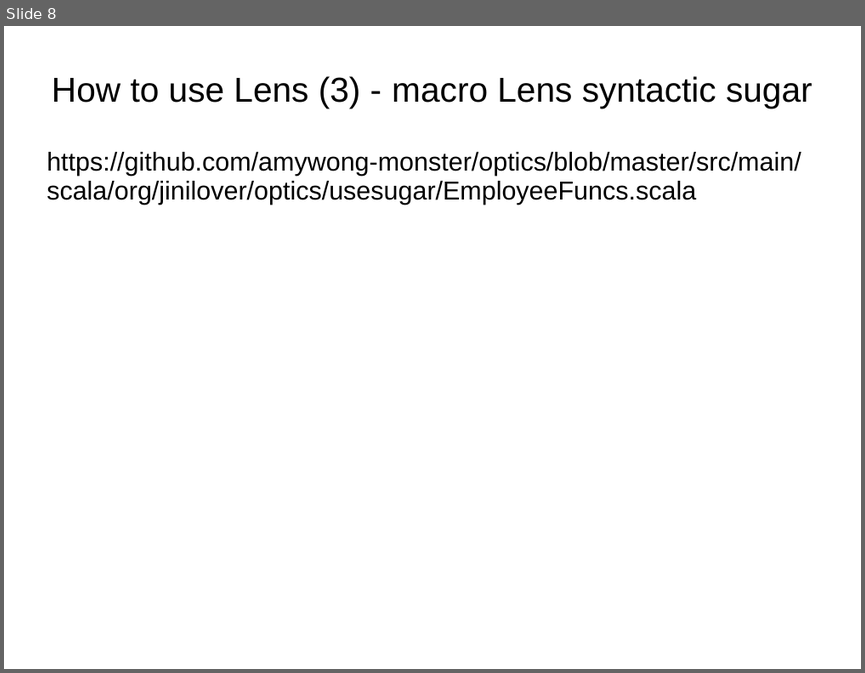
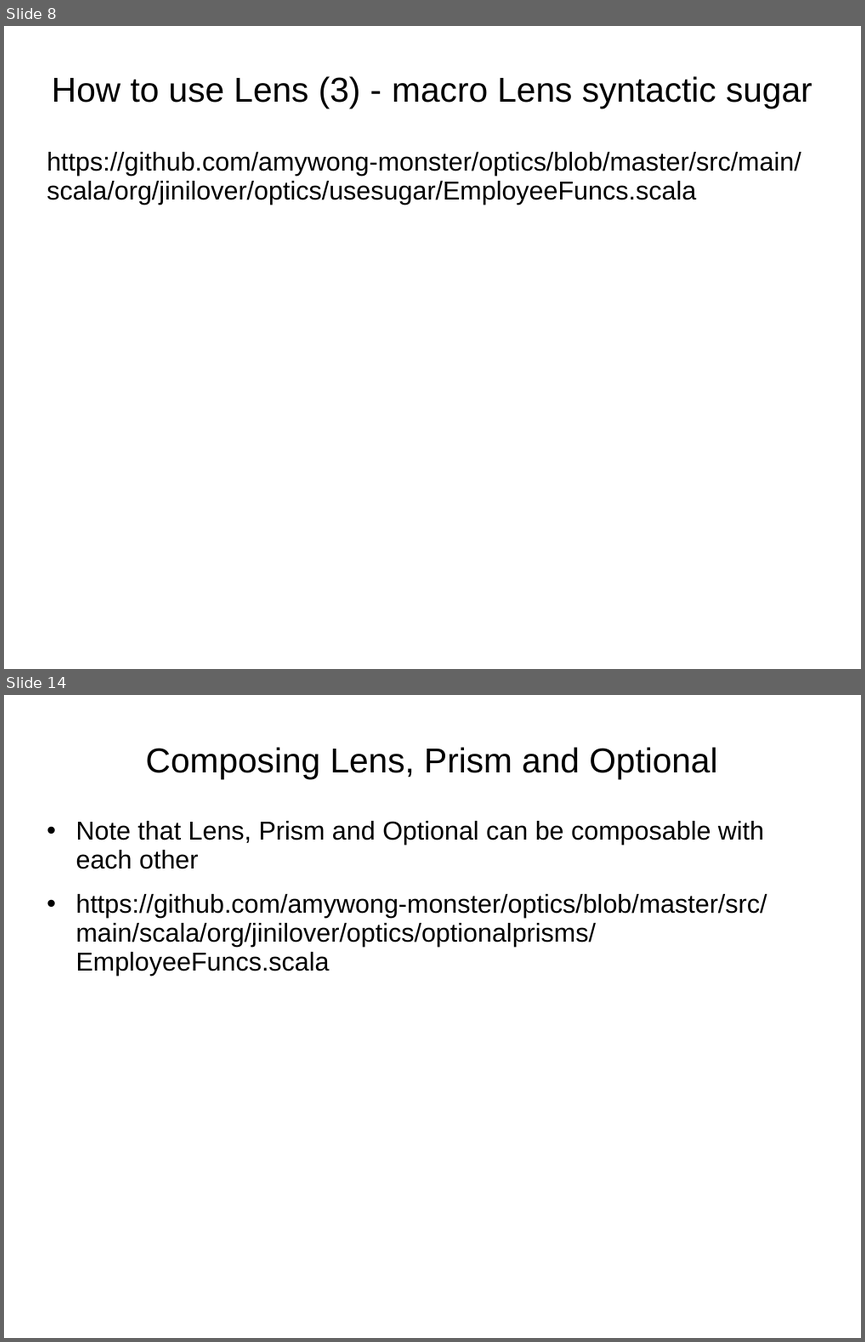
Before and after one commit to amywong-monster/Presentations, a slide deck: 2021-08-05-Update-immutable-data.ppt. Shown one above the other, each under a label of ours: slide 8 before the commit, slides 8 and 14 after it; the slides between them are not shown. The pictures are 865x673 and 865x1342 pixels, drawn with LibreOffice and Linux fonts; fonts in the diff are those of the drawing. Boxes give left, top, right and bottom in pixels: in the first picture for what was removed or moved away, otherwise in the second. Text is boxed around its words. In the diff, an @@ line names an element or a change of style, - is before the commit and + after.

```diff
--- a/2021-08-05-Update-immutable-data.ppt
+++ b/2021-08-05-Update-immutable-data.ppt
@@ slide 14 added at <box>4,695,861,1338</box>, background #FFFFFF @@
@@ title added at <box>146,747,717,779</box>, 32 pt, text #000000 @@
+Composing Lens, Prism and Optional
@@ text added at <box>76,821,767,975</box>, 24 pt, text #000000 @@
+• Note that Lens, Prism and Optional can be composable with each other
+• https://github.com/amywong-monster/optics/blob/master/src/main/scala/org/jinilover/optics/optionalprisms/EmployeeFuncs.scala
```
Also in this commit, not shown: 3 slides changed, 5 other slides added.
